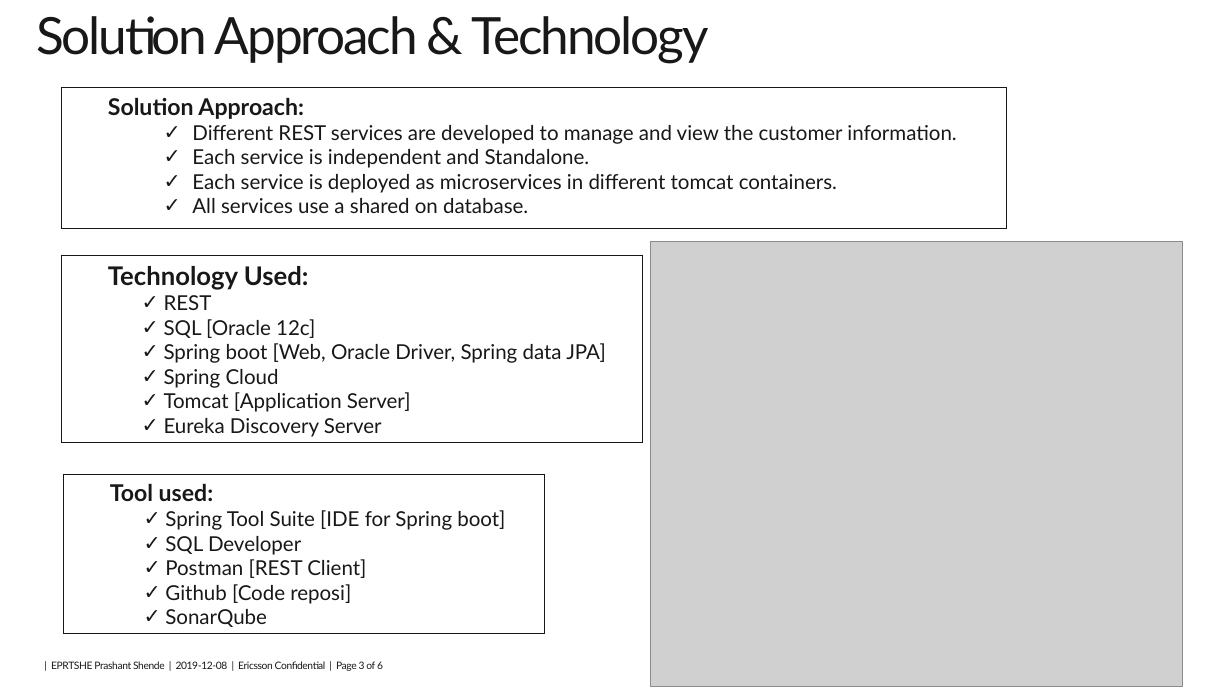
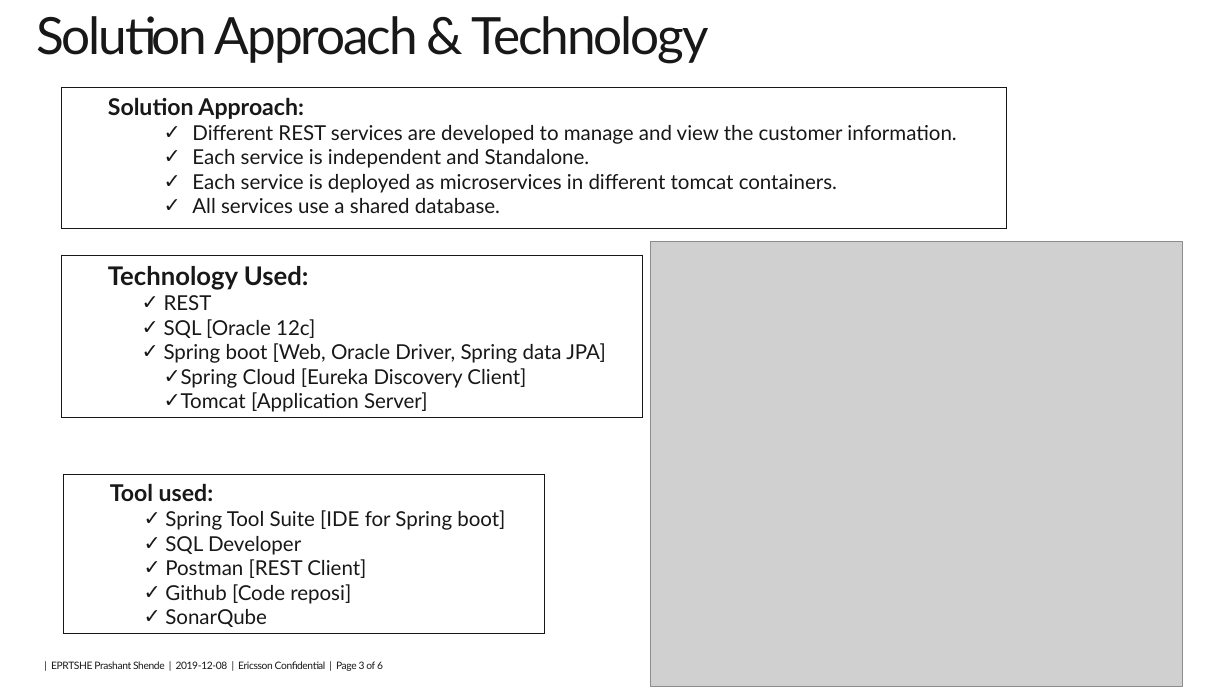
Before and after one commit to Subzzy/subhayuRepository, a slide deck: slide 3 of BC_1.pptx. Drawn at 1232x693 pixels with LibreOffice and Linux fonts; fonts in the diff are those of the drawing; grey boxes stand for pictures; background and template pictures are left out. Boxes give left, top, right and bottom in pixels: in the first picture for what was removed or moved away, otherwise in the second. Text is boxed around its words. In the diff, an @@ line names an element or a change of style, - is before the commit and + after.

```diff
--- a/BC_1.pptx
+++ b/BC_1.pptx
@@ table at (62, 88, 1006, 228) @@
-row 1, column 1: Solution Approach: / Different REST services are developed to manage and view the customer information. / Each service is independent and Standalone. / Each service is deployed as microservices in different tomcat containers. / All services use a shared on database.
+row 1, column 1: Solution Approach: / Different REST services are developed to manage and view the customer information. / Each service is independent and Standalone. / Each service is deployed as microservices in different tomcat containers. / All services use a shared database.
@@ table at (62, 255, 642, 419) @@
-row 1, column 1: Technology Used: / REST / SQL [Oracle 12c] / Spring boot [Web, Oracle Driver, Spring data JPA] / Spring Cloud / Tomcat [Application Server] / Eureka Discovery Server
+row 1, column 1: Technology Used: / REST / SQL [Oracle 12c] / Spring boot [Web, Oracle Driver, Spring data JPA] / Spring Cloud [Eureka Discovery Client] / Tomcat [Application Server]
```
Also in this commit, not shown: 4 other slides changed, 1 slide added.
